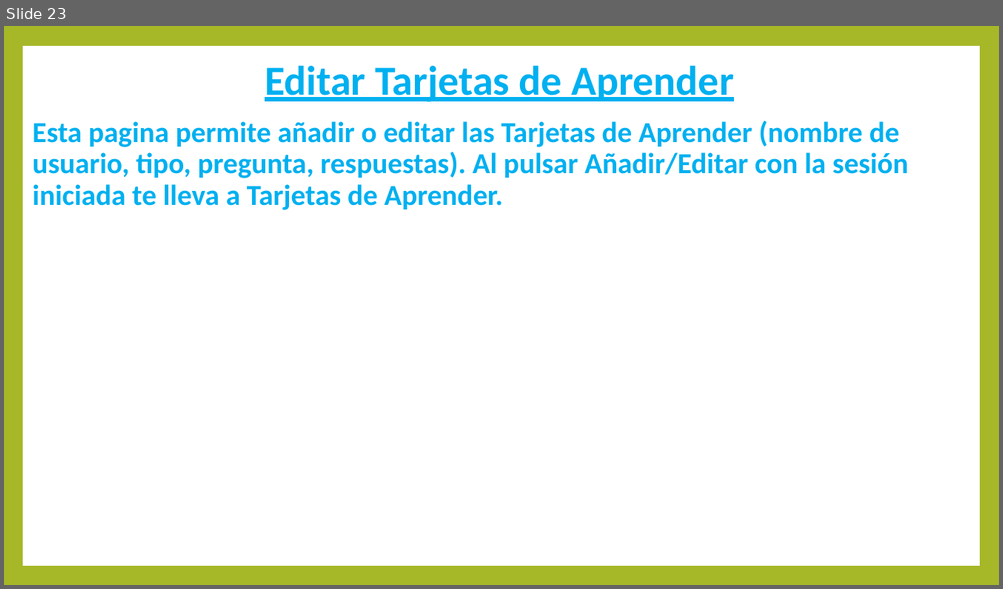
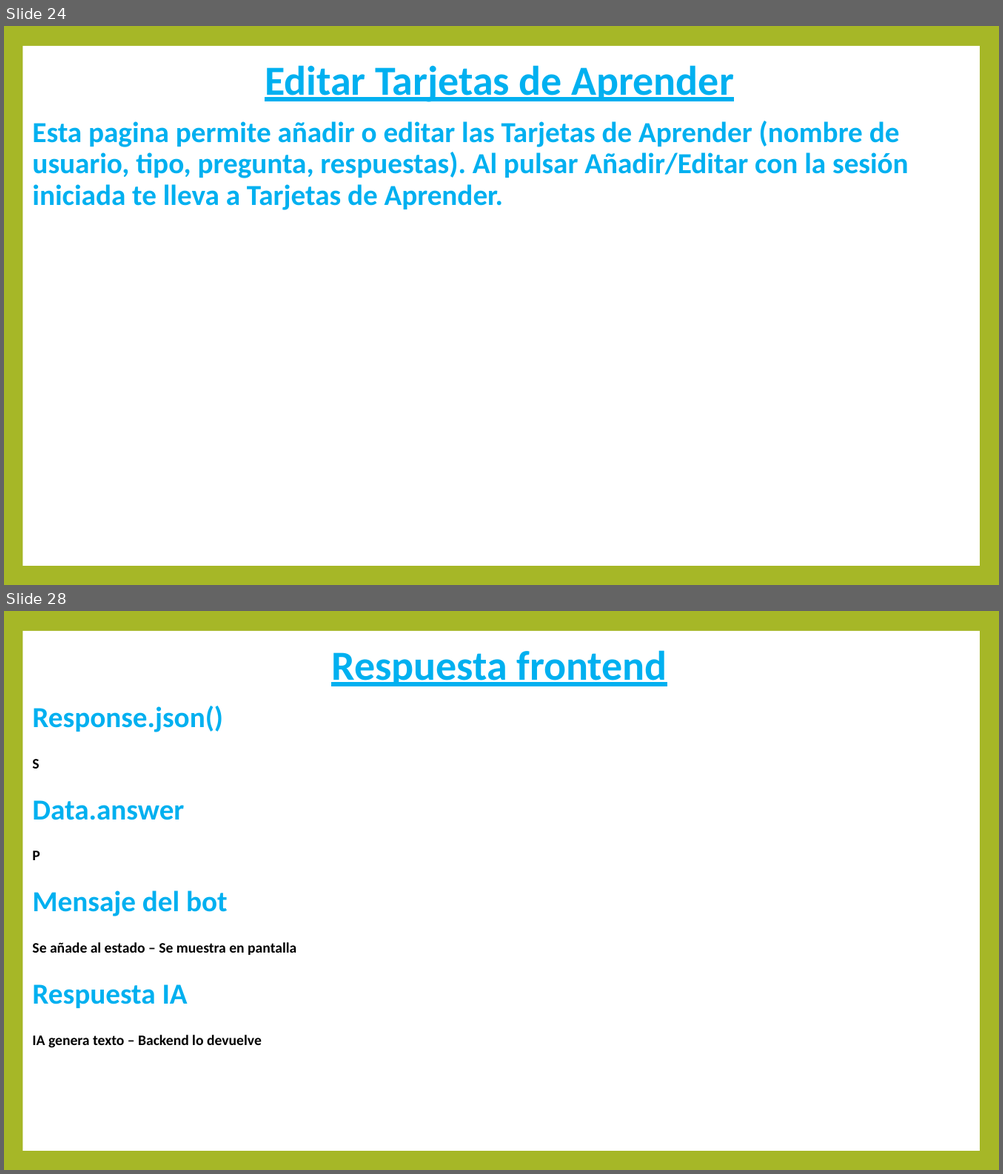
Before and after one commit to DavidCorredorMiguel/proyectogrupo2, a slide deck: Presentacion Tech Learn.pptx. Shown one above the other, each under a label of ours: slide 23 before the commit, slides 24 and 28 after it; the slides between them are not shown. The pictures are 1003x589 and 1003x1174 pixels, drawn with LibreOffice and Linux fonts; fonts in the diff are those of the drawing. Boxes give left, top, right and bottom in pixels: in the first picture for what was removed or moved away, otherwise in the second. Text is boxed around its words. In the diff, an @@ line names an element or a change of style, - is before the commit and + after.

```diff
--- a/Presentacion Tech Learn.pptx
+++ b/Presentacion Tech Learn.pptx
@@ slide 28 added at bbox=[4, 611, 999, 1170], background #A6B727; not listed: 1 template element that a slide beside it also shows @@
@@ title added at bbox=[331, 650, 666, 686], 40 pt, text #00B0F0, bold, underline @@
+Respuesta frontend
@@ text added at bbox=[32, 706, 296, 1048], 14 pt, text #000000, bold @@
+Response.json()
+S
+Data.answer
+P
+Mensaje del bot
+Se añade al estado – Se muestra en pantalla
+Respuesta IA
+IA genera texto – Backend lo devuelve
@@ what was slide 23 is now slide 24 @@
```
Also in this commit, not shown: 20 other slides changed, 5 other slides added, 6 other files.
